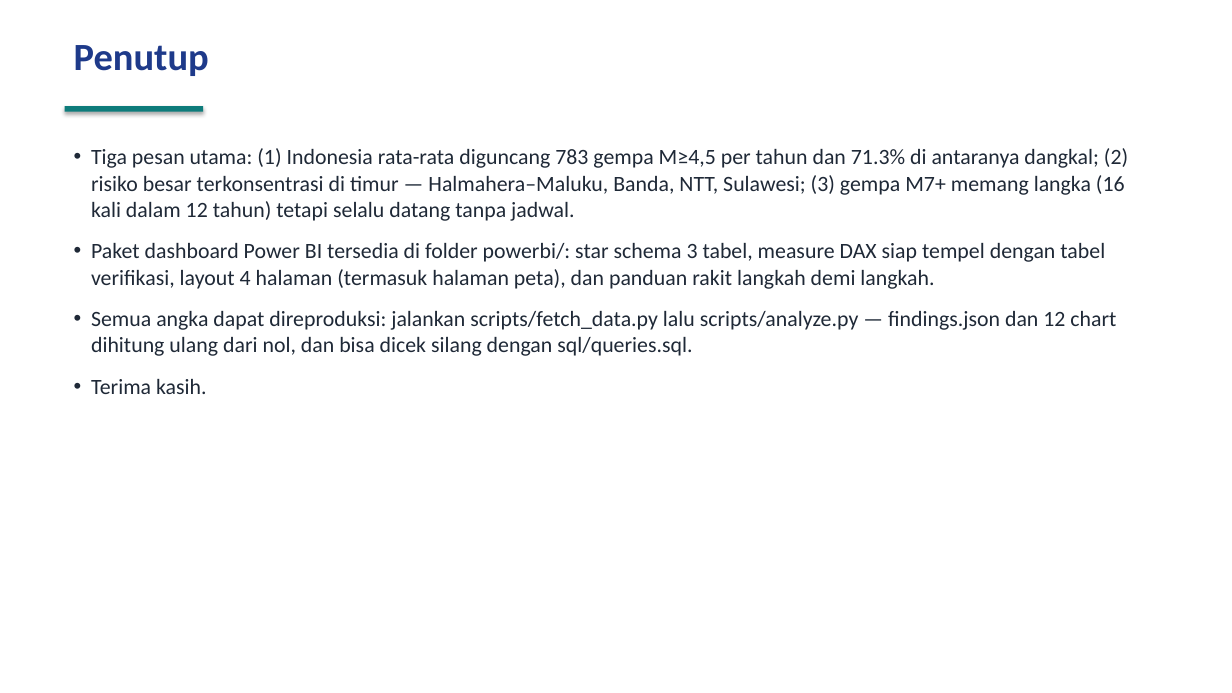
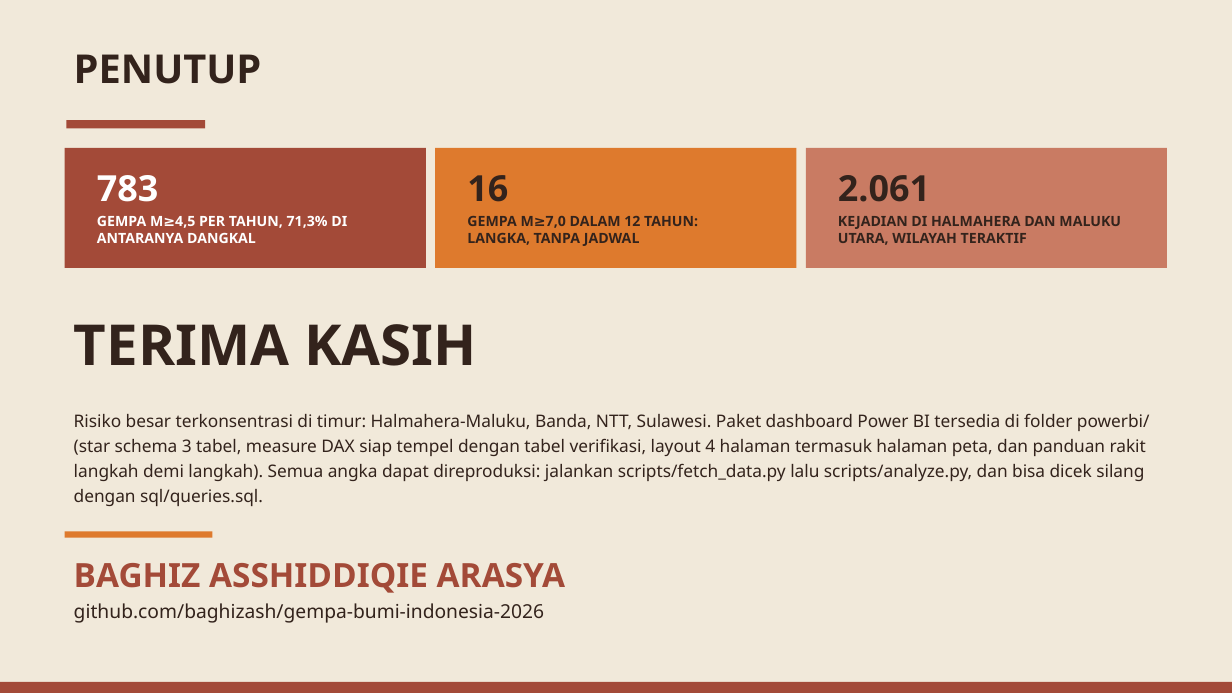
Before and after one commit to baghizash/gempa-bumi-indonesia-2026, a slide deck: slide 10 of Portofolio-Analisis-Gempa-Bumi.pptx. Drawn at 1232x693 pixels with LibreOffice and Linux fonts; fonts in the diff are those of the drawing. Boxes give left, top, right and bottom in pixels: in the first picture for what was removed or moved away, otherwise in the second. Text is boxed around its words. In the diff, an @@ line names an element or a change of style, - is before the commit and + after.

```diff
--- a/Portofolio-Analisis-Gempa-Bumi.pptx
+++ b/Portofolio-Analisis-Gempa-Bumi.pptx
@@ background #FFFFFF to #F1E9DA @@
@@ text at bbox=[74, 54, 262, 84]: text changed; size 30 to 31 pt; font Calibri to Noto Sans; text colour #1E3A8A to #33231C @@
-Penutup
+PENUTUP
@@ rectangle added at bbox=[65, 148, 426, 268], fill #A34A38 @@
@@ rectangle: place and size @@
-rectangle at bbox=[65, 106, 203, 112]
+rectangle at bbox=[67, 120, 205, 128]
@@ rectangle at bbox=[67, 120, 205, 128]: fill #0E7C7B to #A34A38; shadow off @@
@@ rectangle added at bbox=[435, 148, 797, 268], fill #DE7A2D @@
@@ rectangle added at bbox=[806, 148, 1167, 268], fill #C97B63 @@
@@ text added at bbox=[97, 175, 347, 243], 11 pt, text #FFFFFF, bold @@
+783
+GEMPA M≥4,5 PER TAHUN, 71,3% DI ANTARANYA DANGKAL
@@ text added at bbox=[467, 175, 698, 246], 11 pt, text #33231C, bold @@
+16
+GEMPA M≥7,0 DALAM 12 TAHUN: LANGKA, TANPA JADWAL
@@ text added at bbox=[838, 175, 1121, 245], 11 pt, text #33231C, bold @@
+2.061
+KEJADIAN DI HALMAHERA DAN MALUKU UTARA, WILAYAH TERAKTIF
@@ text added at bbox=[74, 324, 477, 366], 44 pt, text #33231C, bold @@
+TERIMA KASIH
@@ text at bbox=[74, 414, 1150, 506]: text changed; size 17 to 13.5 pt; font Calibri to Noto Sans; text colour #1F2937 to #33231C @@
-• Tiga pesan utama: (1) Indonesia rata-rata diguncang 783 gempa M≥4,5 per tahun dan 71.3% di antaranya dangkal; (2) risiko besar terkonsentrasi di timur — Halmahera–Maluku, Banda, NTT, Sulawesi; (3) gempa M7+ memang langka (16 kali dalam 12 tahun) tetapi selalu datang tanpa jadwal.
-• Paket dashboard Power BI tersedia di folder powerbi/: star schema 3 tabel, measure DAX siap tempel dengan tabel verifikasi, layout 4 halaman (termasuk halaman peta), dan panduan rakit langkah demi langkah.
-• Semua angka dapat direproduksi: jalankan scripts/fetch_data.py lalu scripts/analyze.py — findings.json dan 12 chart dihitung ulang dari nol, dan bisa dicek silang dengan sql/queries.sql.
-• Terima kasih.
+Risiko besar terkonsentrasi di timur: Halmahera-Maluku, Banda, NTT, Sulawesi. Paket dashboard Power BI tersedia di folder powerbi/ (star schema 3 tabel, measure DAX siap tempel dengan tabel verifikasi, layout 4 halaman termasuk halaman peta, dan panduan rakit langkah demi langkah). Semua angka dapat direproduksi: jalankan scripts/fetch_data.py lalu scripts/analyze.py, dan bisa dicek silang dengan sql/queries.sql.
@@ rectangle added at bbox=[65, 531, 213, 538], fill #DE7A2D @@
@@ text added at bbox=[74, 563, 565, 623], 15 pt, text #33231C @@
+BAGHIZ ASSHIDDIQIE ARASYA
+github.com/baghizash/gempa-bumi-indonesia-2026
@@ rectangle added at bbox=[0, 682, 1232, 693], fill #A34A38 @@
```
Also in this commit, not shown: 9 other slides changed.
